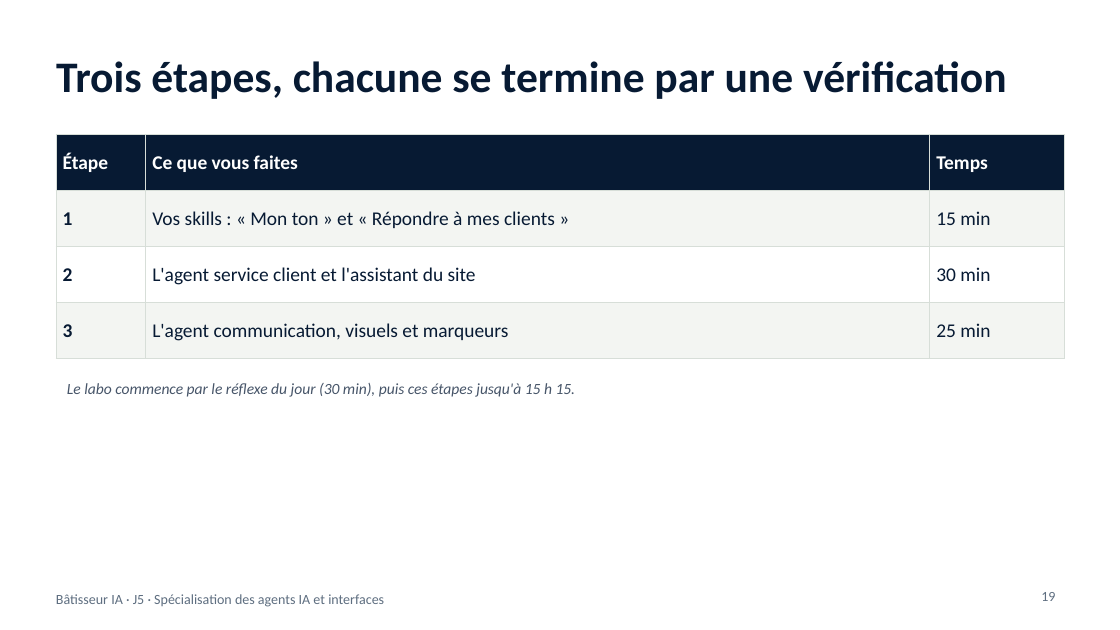
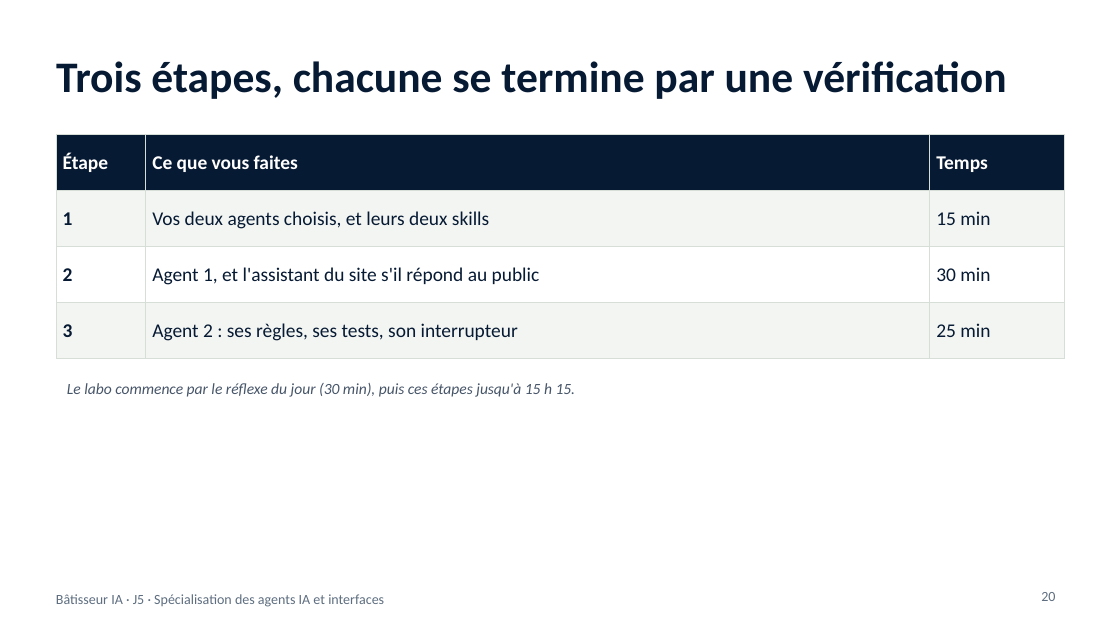
Before and after one commit to benyG/cisspbootcamp, a slide deck: slide 20 of content/library/files/Batisseur-IA-J5.pptx (slide 19 before the commit). Drawn at 1120x630 pixels with LibreOffice and Linux fonts; fonts in the diff are those of the drawing. Boxes give left, top, right and bottom in pixels: in the first picture for what was removed or moved away, otherwise in the second. Text is boxed around its words. In the diff, an @@ line names an element or a change of style, - is before the commit and + after.

```diff
--- a/content/library/files/Batisseur-IA-J5.pptx
+++ b/content/library/files/Batisseur-IA-J5.pptx
@@ table at [56, 134, 1064, 358] @@
-row 2, column 2: Vos skills : « Mon ton » et « Répondre à mes clients »
+row 2, column 2: Vos deux agents choisis, et leurs deux skills
-row 3, column 2: L'agent service client et l'assistant du site
+row 3, column 2: Agent 1, et l'assistant du site s'il répond au public
-row 4, column 2: L'agent communication, visuels et marqueurs
+row 4, column 2: Agent 2 : ses règles, ses tests, son interrupteur
@@ page number at [1041, 592, 1055, 601]: text changed @@
-19
+20
```
Also in this commit, not shown: 11 other slides changed, 1 slide added, 6 other files.
